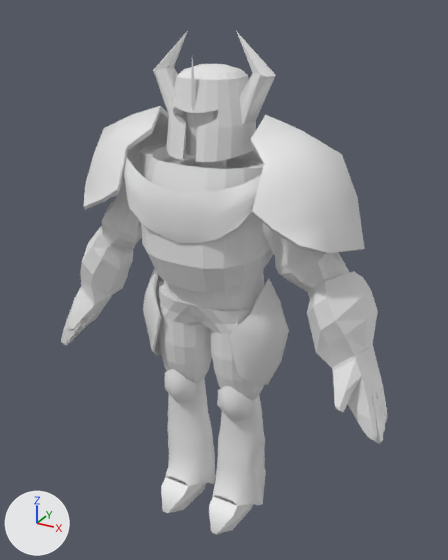
The FBX model Knight.FBX, before and after one commit.
Both versions are drawn from a 50 mm lens placed at (1.287, -2.209, 2.507), pointed at (0.032, 0.072, 1.366). The lights are fixed; the arrows at lower left show +X, +Y and +Z. Where no turn or scale is listed for an object, it has been applied to the vertices. Vertices at the same position are counted once.

In view in the first picture: 'Knight_Body'.
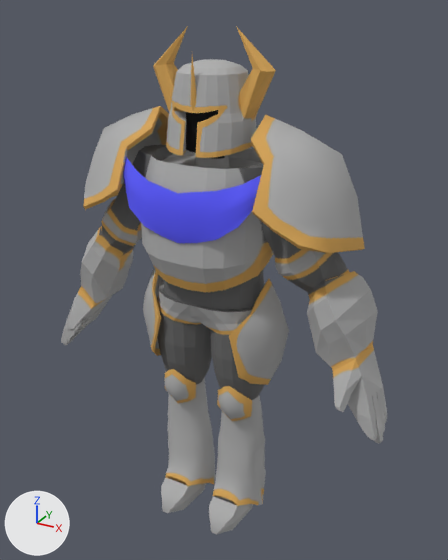
The change, as a list of edits to the scene's bpy script:
```text
Add img_knight_bodydiffusemap_png:
    img_knight_bodydiffusemap_png = load_image('Knight_BodyDiffuseMap.png', 'Max_Files/Knight_BodyDiffuseMap.png', 1024, 1024, 'sRGB')
Add mat_material__68:
    mat_material__68 = principled_material('Material #68')
    mat_material__68.texture = img_knight_bodydiffusemap_png  # with its transparency
    mat_material__68.roughness = 0.859
Change me_mesh:
    used by ob_knight_body; location = (-0.004, 0.009, 1.238)
    remove me_mesh.from_pydata(...)  # 2040 vertices, 4023 faces; spans x -0.86..0.86, y -0.26..0.26, z -1.13..1.19
    add me_mesh.from_pydata(...)  # 2040 vertices, 4023 faces; spans x -0.86..0.86, y -0.26..0.26, z -1.13..1.2
    me_mesh part 1: 13 of the vertices in x -0.06..0.0, y -0.02..0.07, z 0.66 are moved by (-0.01, 0.0, 0.0)
    me_mesh part 2: 314 of the vertices in x -0.28..0.28, y -0.16..0.21, z 0.72..1.19 are moved by (0.0, 0.0, 0.02)
    me_mesh part 3: 13 of the vertices in x 0.0..0.06, y -0.02..0.07, z 0.66 are moved by (0.01, 0.0, 0.0)
    me_mesh part 4: texture (UV) coordinates of 4023 of 4023 faces, centred in x -0.86..0.86, y -0.26..0.26, z -1.12..1.09, changed; they spanned u -0.03..1.0, v 0.0..1.0 and now span u 0.03..0.99, v 0.02..0.99
    add me_mesh.materials.append(mat_material__68)  # picture img_knight_bodydiffusemap_png
```

Location of each change, (x1, y1, x2, y2) in pixels of the pictures (448 x 560 px; the box of a moved part takes in the faces that stretch with it):
'Knight_Body', recoloured, reshaped, surface changed
    before: (61, 31, 387, 534)
    after: (61, 26, 387, 534)
part 1 of me_mesh, moved or reshaped
    before: (161, 155, 207, 168)
    after: (161, 155, 231, 168)
part 2 of me_mesh, moved or reshaped
    before: (153, 31, 276, 166)
    after: (153, 26, 276, 165)
part 3 of me_mesh, moved or reshaped
    before: (207, 158, 262, 169)
    after: (207, 155, 262, 169)
part 4 of me_mesh, surface changed
    both: (61, 105, 387, 534)
